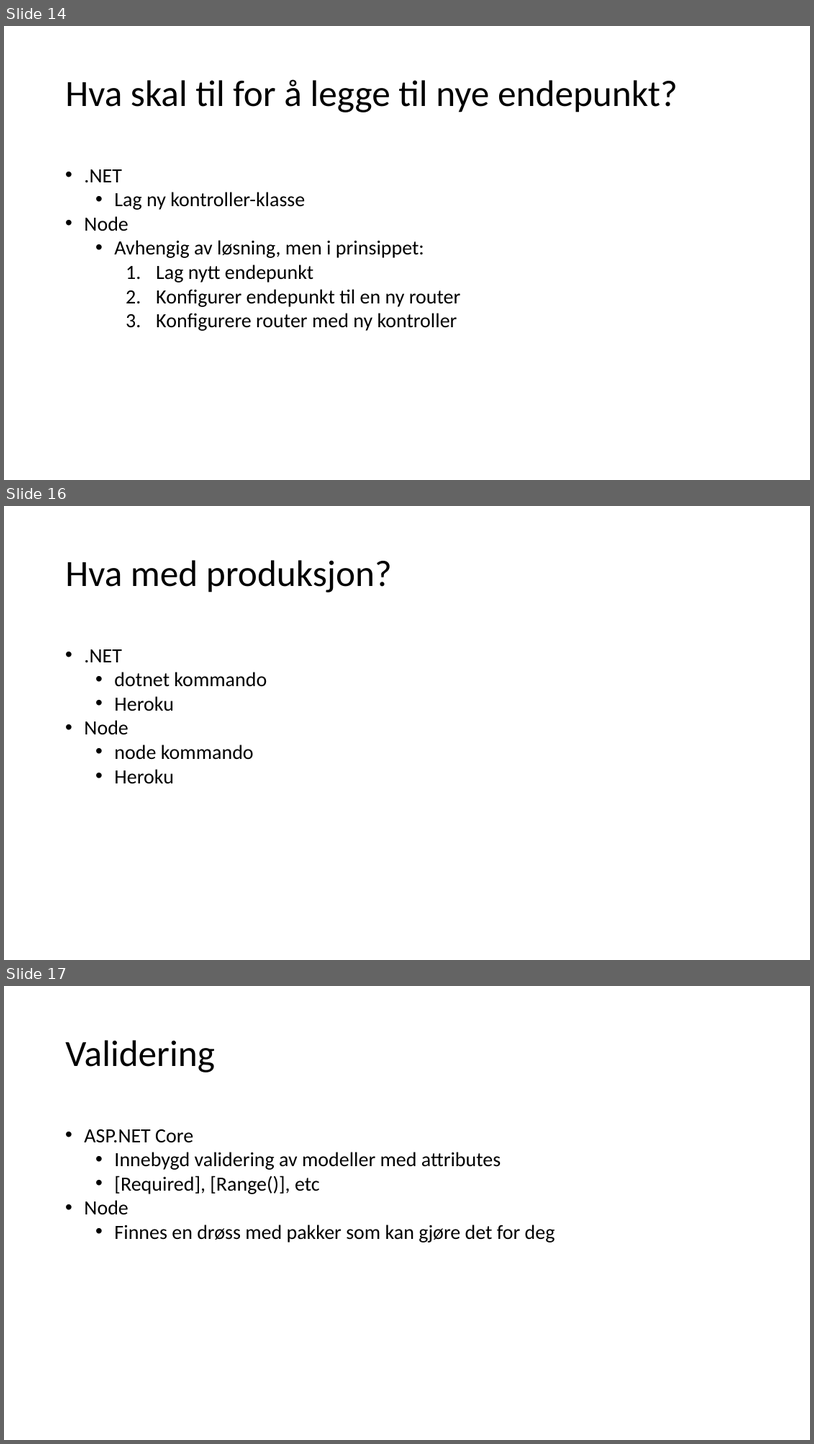
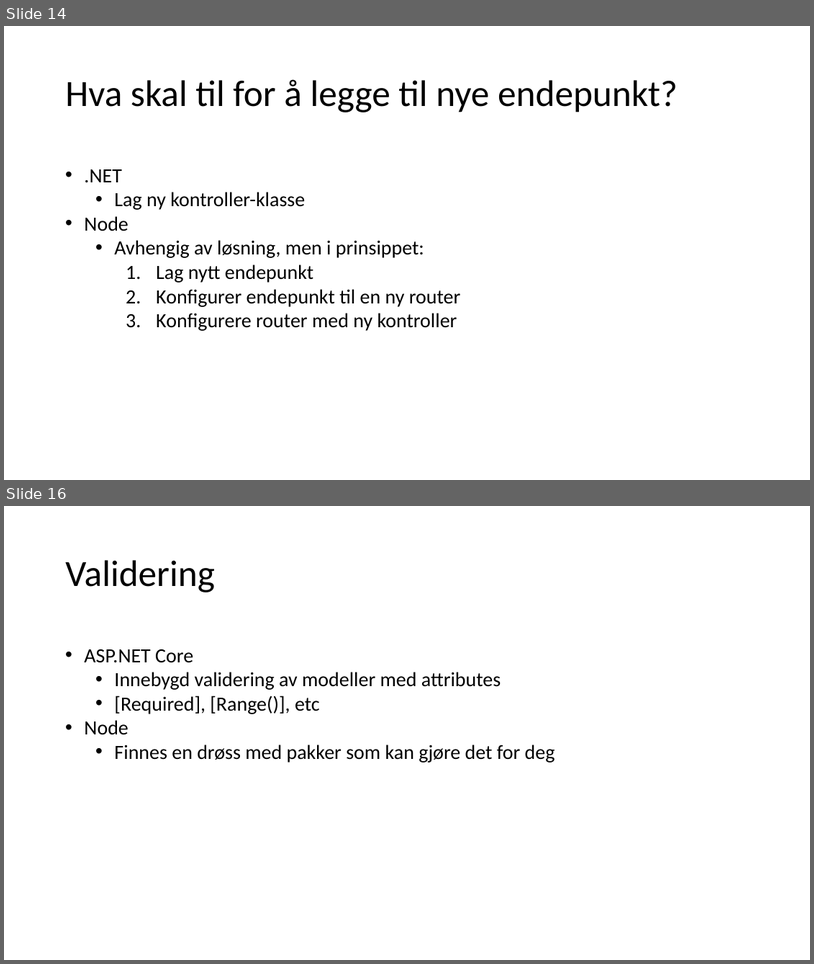
Before and after one commit to gjermundgaraba/dotnet-core-api-talk, a slide deck: dotnet-core-foredrag.pptx. Shown one above the other, each under a label of ours: slides 14, 16 and 17 before the commit, slides 14 and 16 after it; the slides between them are not shown. The pictures are 814x1444 and 814x964 pixels, drawn with LibreOffice and Linux fonts; fonts in the diff are those of the drawing. Boxes give left, top, right and bottom in pixels: in the first picture for what was removed or moved away, otherwise in the second. Text is boxed around its words. In the diff, an @@ line names an element or a change of style, - is before the commit and + after.

```diff
--- a/dotnet-core-foredrag.pptx
+++ b/dotnet-core-foredrag.pptx
@@ slide 16 removed at bbox=[4, 506, 810, 960], background #FFFFFF @@
@@ title removed at bbox=[65, 560, 392, 592] @@
-Hva med produksjon?
@@ text removed at bbox=[84, 649, 267, 784] @@
-• .NET
-  • dotnet kommando
-  • Heroku
-• Node
-  • node kommando
-  • Heroku
@@ what was slide 17 is now slide 16 @@
```
Also in this commit, not shown: 4 slides changed, 1 other file.
